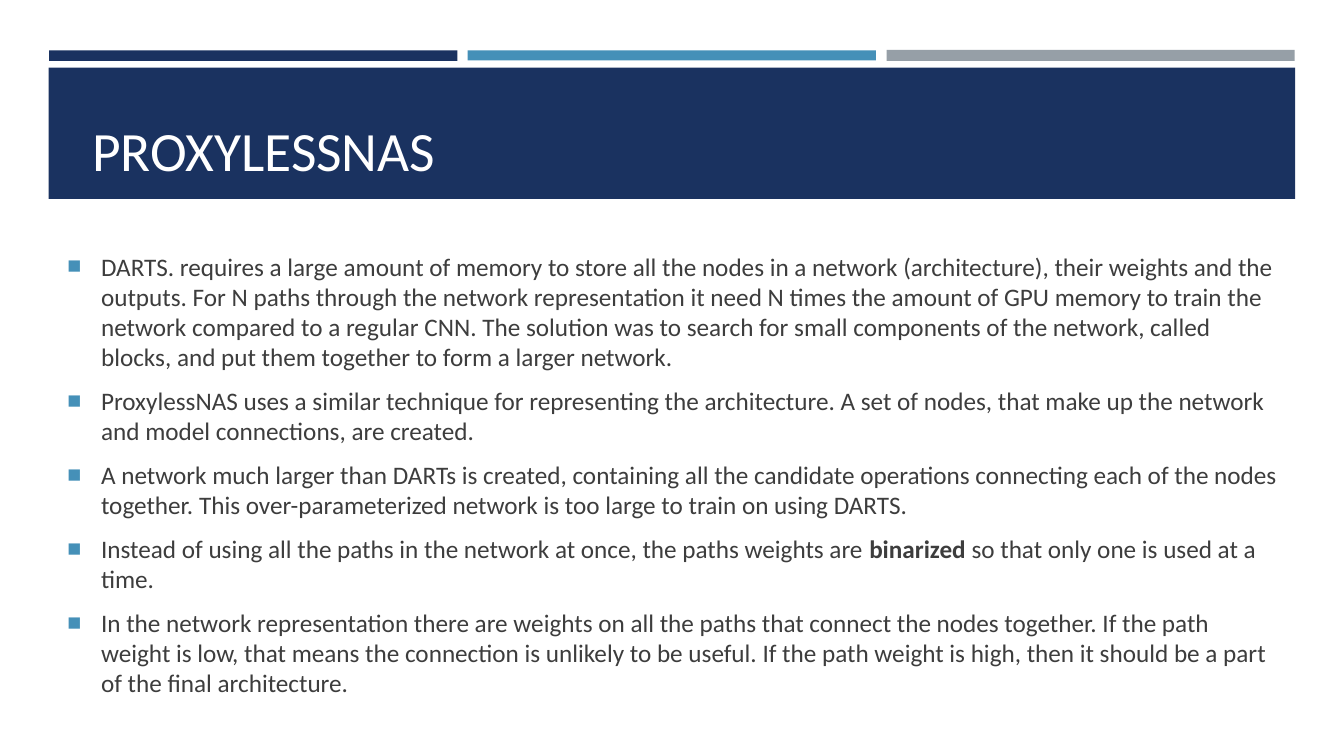
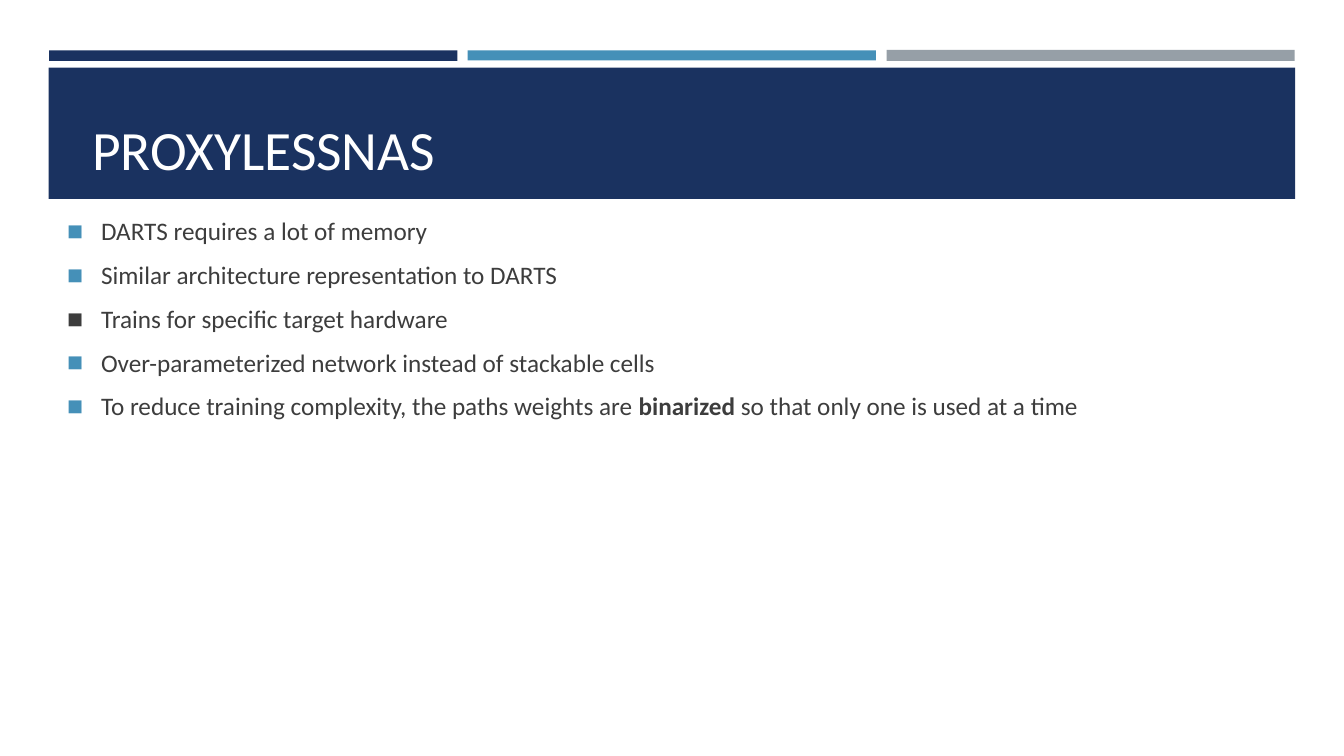
Before and after one commit to Experiment5X/IntelligentSystemsResearchPaper, a slide deck: slide 9 of DARTs and ProxylessNAS Presentation.pptx (slide 11 before the commit). Drawn at 1344x756 pixels with LibreOffice and Linux fonts; fonts in the diff are those of the drawing. Boxes give left, top, right and bottom in pixels: in the first picture for what was removed or moved away, otherwise in the second. Text is boxed around its words. In the diff, an @@ line names an element or a change of style, - is before the commit and + after.

```diff
--- a/DARTs and ProxylessNAS Presentation.pptx
+++ b/DARTs and ProxylessNAS Presentation.pptx
@@ text "DARTS requires a lot of ..." at <box>101,222,1078,420</box>: vertical alignment middle to top @@
@@ text at <box>101,222,1078,420</box>: text changed @@
-■ DARTS. requires a large amount of memory to store all the nodes in a network (architecture), their weights and the outputs. For N paths through the network representation it need N times the amount of GPU memory to train the network compared to a regular CNN. The solution was to search for small components of the network, called blocks, and put them together to form a larger network.
-■ ProxylessNAS uses a similar technique for representing the architecture. A set of nodes, that make up the network and model connections, are created.
-■ A network much larger than DARTs is created, containing all the candidate operations connecting each of the nodes together. This over-parameterized network is too large to train on using DARTS.
-■ Instead of using all the paths in the network at once, the paths weights are binarized so that only one is used at a time.
-■ In the network representation there are weights on all the paths that connect the nodes together. If the path weight is low, that means the connection is unlikely to be useful. If the path weight is high, then it should be a part of the final architecture.
+◼ DARTS requires a lot of memory
+◼ Similar architecture representation to DARTS
+◼ Trains for specific target hardware
+◼ Over-parameterized network instead of stackable cells
+◼ To reduce training complexity, the paths weights are binarized so that only one is used at a time
```
Also in this commit, not shown: 10 other slides changed, 2 slides added, 5 slides removed, 3 other files.
